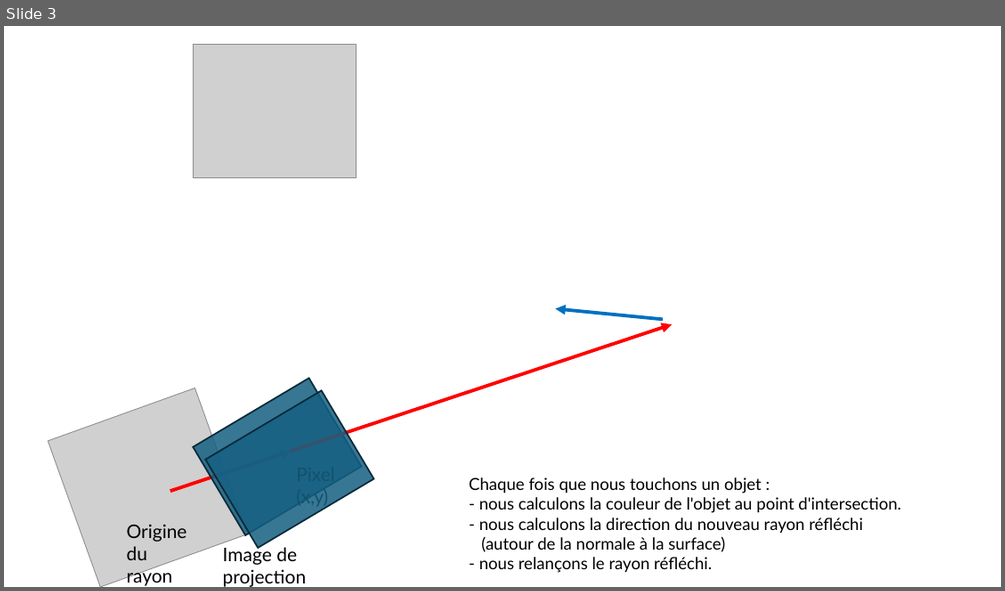
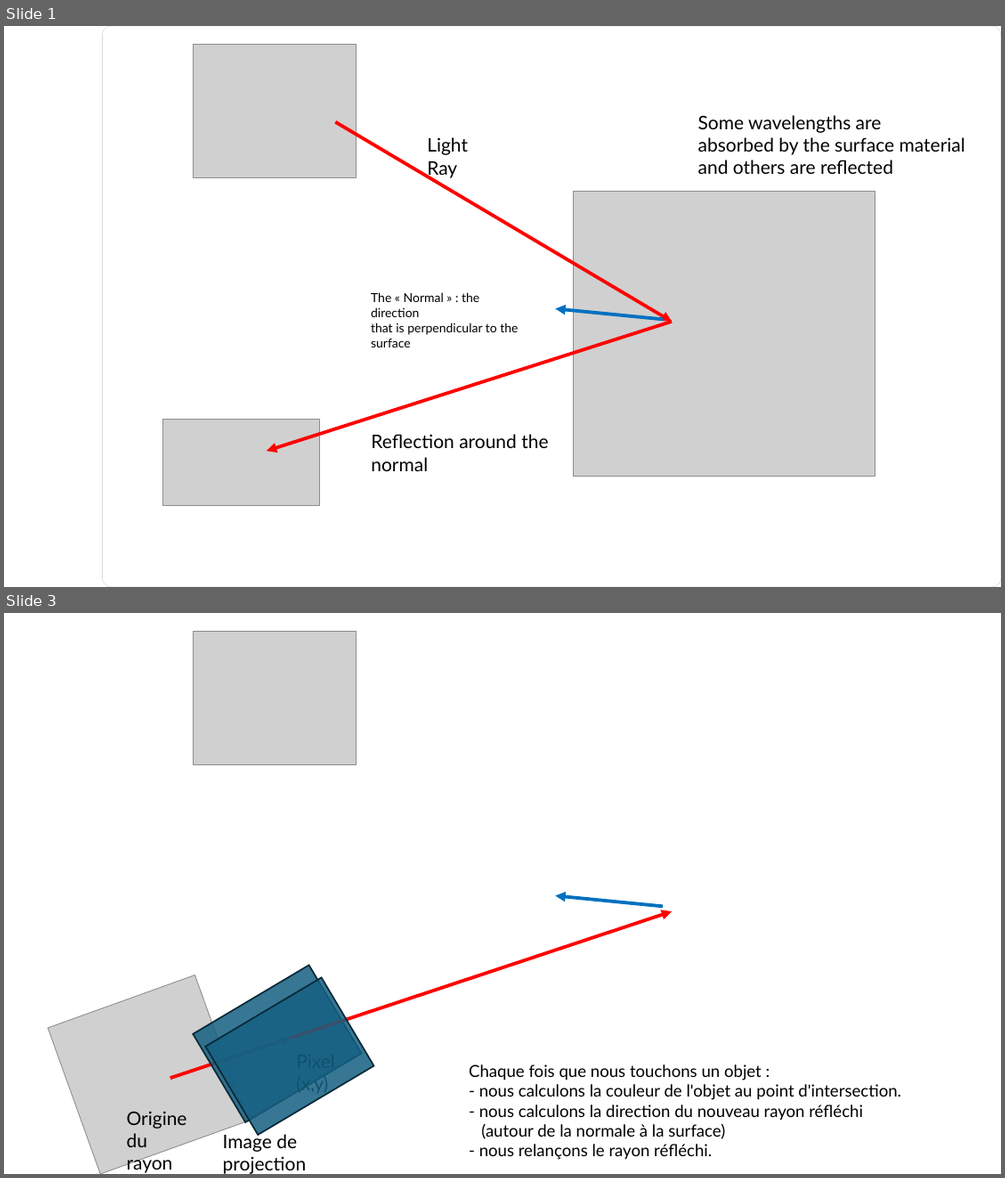
Before and after one commit to glassworks/course-raytracer-en, a slide deck: src/diagrams.pptx. Shown one above the other, each under a label of ours: slide 3 before the commit, slides 1 and 3 after it; the slides between them are not shown. The pictures are 1005x591 and 1005x1178 pixels, drawn with LibreOffice and Linux fonts; fonts in the diff are those of the drawing; grey boxes stand for pictures. Boxes give left, top, right and bottom in pixels: in the first picture for what was removed or moved away, otherwise in the second. Text is boxed around its words. In the diff, an @@ line names an element or a change of style, - is before the commit and + after.

```diff
--- a/src/diagrams.pptx
+++ b/src/diagrams.pptx
@@ slide 1 added at box(4, 26, 1001, 587), background #FFFFFF @@
@@ rounded rectangle added at box(103, 26, 1001, 587), fill #FFFFFF, outline #D9D9D9 0.5 pt @@
@@ picture added at box(194, 44, 356, 177) @@
@@ arrow added from (335, 122) to (672, 321), #FF0000 3.25 pt @@
@@ text added at box(698, 115, 965, 174), 18 pt, text #000000 @@
+Some wavelengths are
+absorbed by the surface material
+and others are reflected
@@ text added at box(427, 137, 468, 178), 18 pt, text #000000 @@
+Light Ray
@@ picture added at box(573, 191, 875, 475) @@
@@ text added at box(371, 292, 518, 347), 12 pt, text #000000 @@
+The « Normal » : the direction
+that is perpendicular to the
+surface
@@ arrow added from (663, 319) to (555, 309), #0070C0 3.25 pt @@
@@ arrow added from (672, 321) to (267, 451), #FF0000 3.25 pt @@
@@ picture added at box(163, 419, 320, 506) @@
@@ text added at box(371, 434, 548, 471), 18 pt, text #000000 @@
+Reflection around the normal
```
Also in this commit, not shown: 15 slides changed, 1 slide removed, 27 other files.
